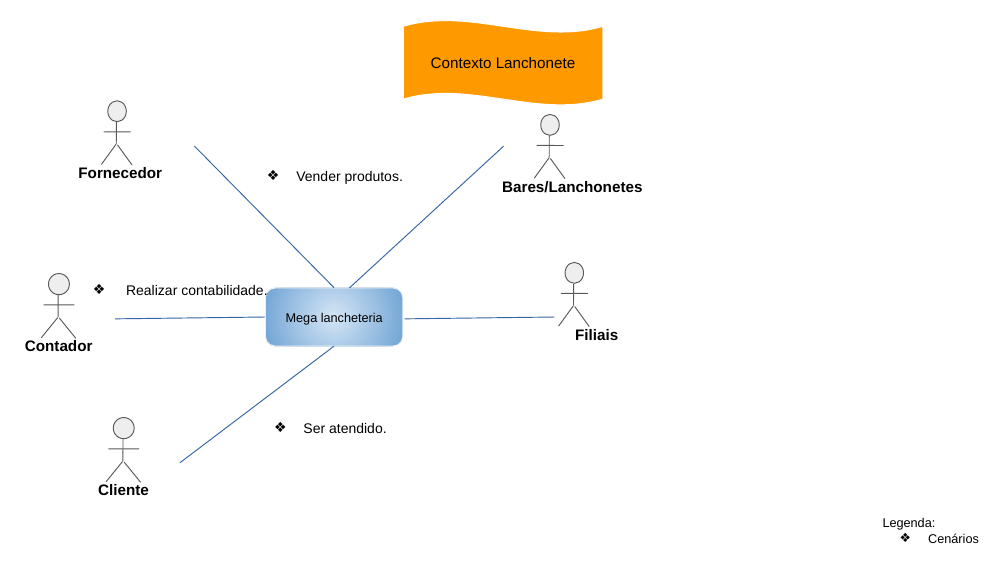
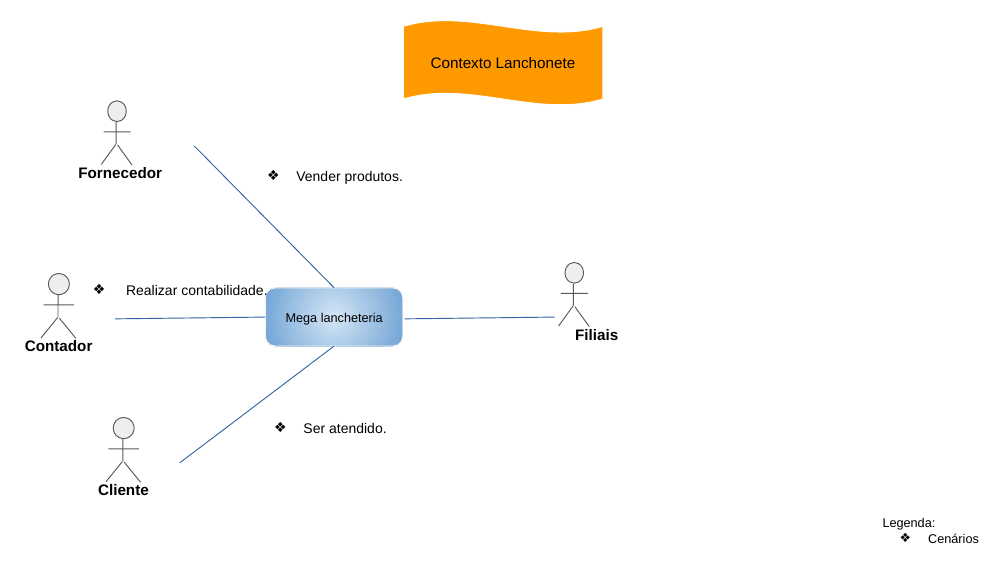
Before and after one commit to Darienzo08/ope_ads, a slide deck: slide 1 of docs/ARTEFATOS(15-23)/Arquitetura_Negócio/15) Arquitetura de Negócio para cada Cenário.pptx. Drawn at 1008x567 pixels with LibreOffice and Linux fonts; fonts in the diff are those of the drawing. Boxes give left, top, right and bottom in pixels: in the first picture for what was removed or moved away, otherwise in the second. Text is boxed around its words. In the diff, an @@ line names an element or a change of style, - is before the commit and + after.

```diff
--- a/docs/ARTEFATOS(15-23)/Arquitetura_Negócio/15) Arquitetura de Negócio para cada Cenário.pptx
+++ b/docs/ARTEFATOS(15-23)/Arquitetura_Negócio/15) Arquitetura de Negócio para cada Cenário.pptx
@@ freeform shape at [116, 123, 116, 145]: outline redrawn @@
@@ freeform shape removed at [349, 146, 504, 288] @@
@@ group removed at [502, 114, 642, 193]: 4 freeform shapes, 1 ellipse, 1 text @@
-Bares/Lanchonetes
@@ freeform shape at [123, 439, 123, 461]: outline redrawn @@
```
Also in this commit, not shown: 2 other slides changed, 1 slide removed, 15 other files.
